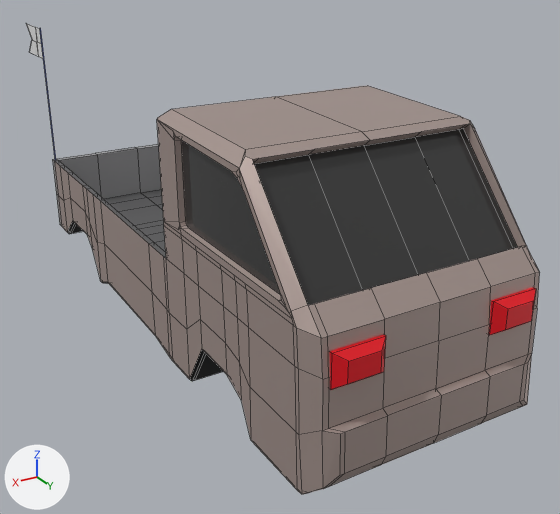
What one commit did to the Blender file source/Assets/TRUE TRUCK.blend.
One viewpoint serves both versions: a camera (50 mm lens) standing at (2.106, 3.977, 2.106) and looking at (-0.177, 0.172, 0.203). Every picture has the same lights, and +X, +Y and +Z are marked at lower left. Mesh edges are drawn as thin lines.
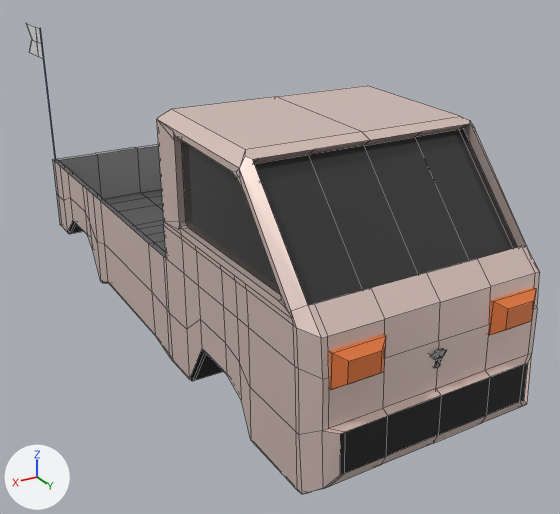
Where the newer file only moved an object's origin or applied its transform, the numbers keep the older frame.

Location of each change, [x1, y1, x2, y2] in pixels of the pictures (560 x 514 px):
'Cube', recoloured, reshaped
    both: [26, 23, 540, 495]
part 1 of me_cube_001, added
    after: [430, 348, 446, 368]
part 2 of me_cube_001, recoloured (grey to black)
    both: [340, 363, 528, 475]

Edits to the bpy script that builds the scene:
```text
Change mat_body:
    mat_body.base_color: (0.454, 0.363, 0.334) -> (0.864, 0.686, 0.631)  # grey #b4a29c -> white #efd8d0
Change mat_lights:
    mat_lights.base_color: (0.8, 0.0, 0.00903) -> (0.8, 0.194, 0.0454)  # red #e70018 -> orange #e77a3c
Change me_cube_001:
    used by ob_cube; location = (0.0, 0.932, 0.671)
    remove me_cube_001.from_pydata(...)  # 646 vertices, 596 faces; spans x -0.66..0.66, y -3.07..0.92, z -0.87..0.76
    add me_cube_001.from_pydata(...)  # 858 vertices, 672 faces; spans x -0.66..0.66, y -3.07..0.92, z -0.87..0.76
    me_cube_001 part 1: a new loose piece of 178 vertices spanning x -0.07..0.07, y 0.81..0.89, z -0.35..-0.26, in mat_trim (black #000000)
    me_cube_001 part 2: 6 faces spanning x -0.54..0.54, y 0.91..0.92, z -0.68..-0.48 switch from mat_body (grey #b4a29c) to mat_underside (black #191919)
```
